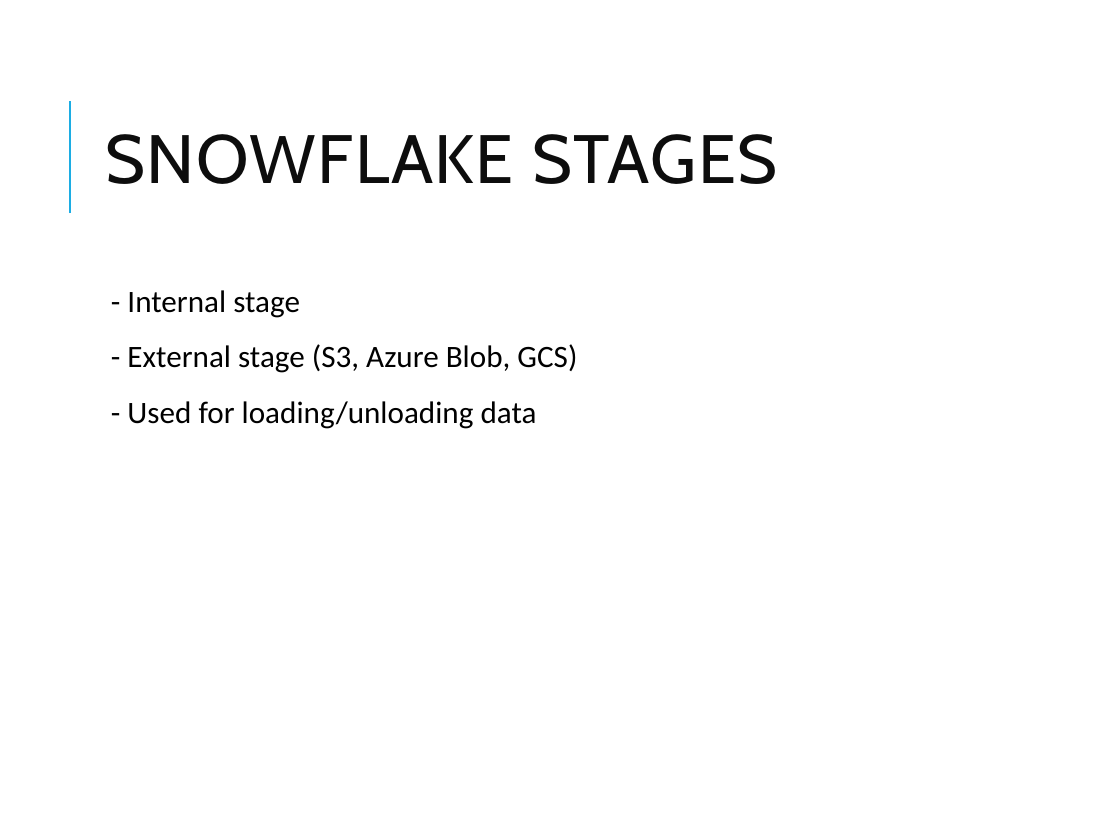
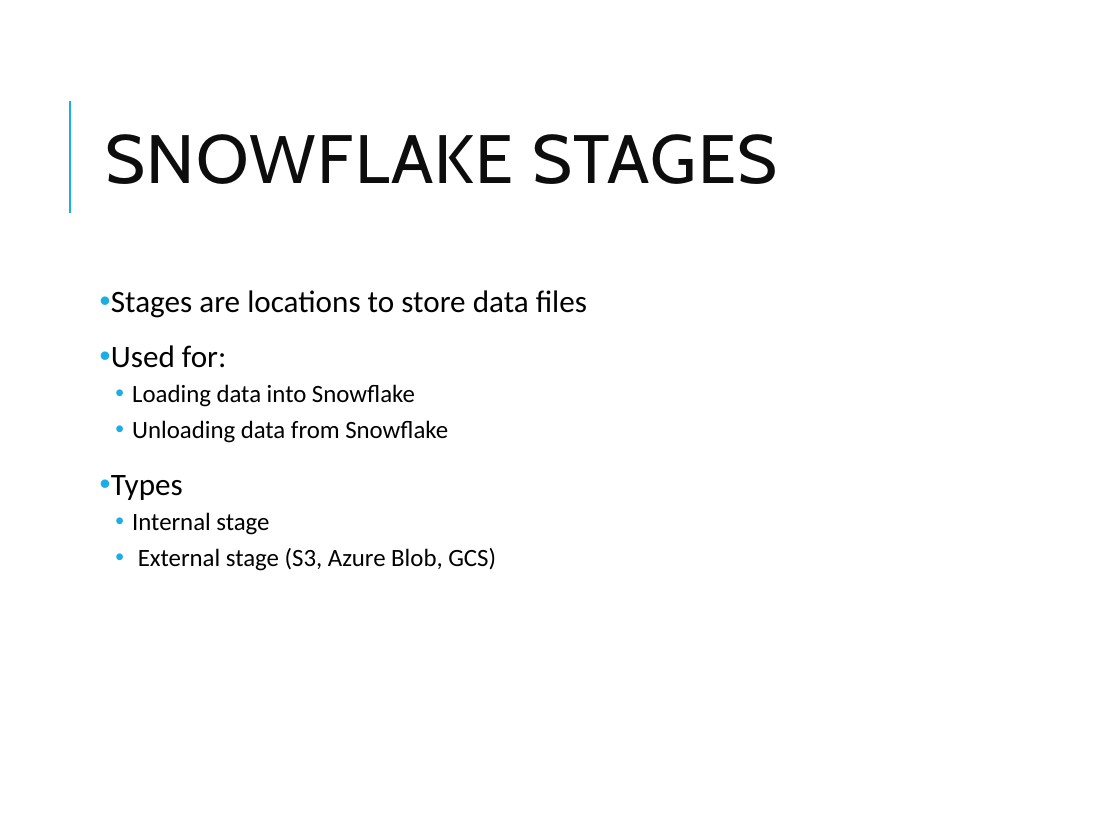
Before and after one commit to vikash-verma-profile/DE-Sig-March-2026, a slide deck: slide 2 of Week-2/Day-5/Snowflake_Modules_4_6.pptx. Drawn at 1120x840 pixels with LibreOffice and Linux fonts; fonts in the diff are those of the drawing. Boxes give left, top, right and bottom in pixels: in the first picture for what was removed or moved away, otherwise in the second. Text is boxed around its words. In the diff, an @@ line names an element or a change of style, - is before the commit and + after.

```diff
--- a/Week-2/Day-5/Snowflake_Modules_4_6.pptx
+++ b/Week-2/Day-5/Snowflake_Modules_4_6.pptx
@@ text at [111,290,587,571]: text changed; size 20 to 16 pt @@
-  - Internal stage
-  - External stage (S3, Azure Blob, GCS)
-  - Used for loading/unloading data
+• Stages are locations to store data files
+• Used for:
+  • Loading data into Snowflake
+  • Unloading data from Snowflake
+• Types
+  • Internal stage
+  • External stage (S3, Azure Blob, GCS)
```
Also in this commit, not shown: 19 other slides changed, 5 slides added, 23 other files.
